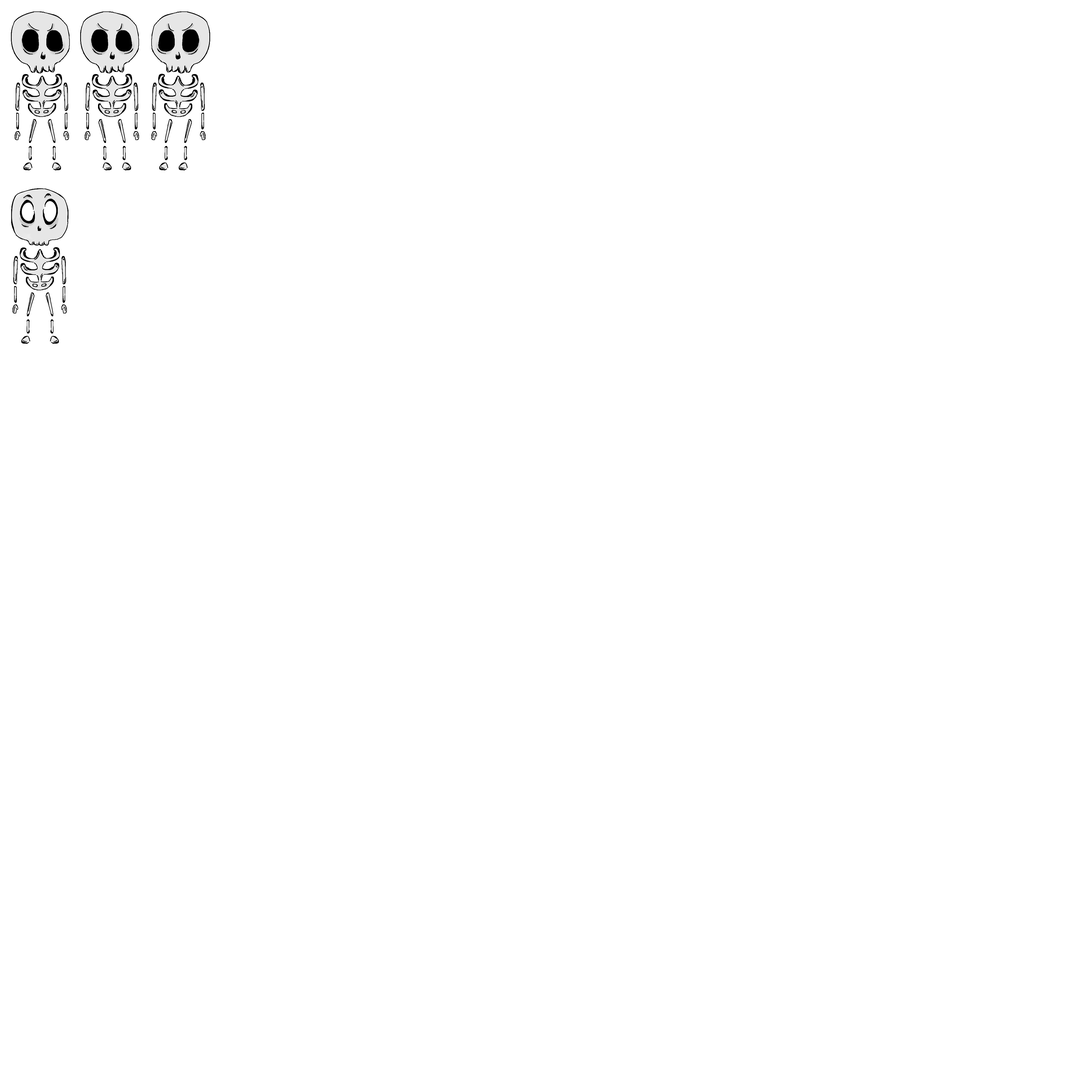
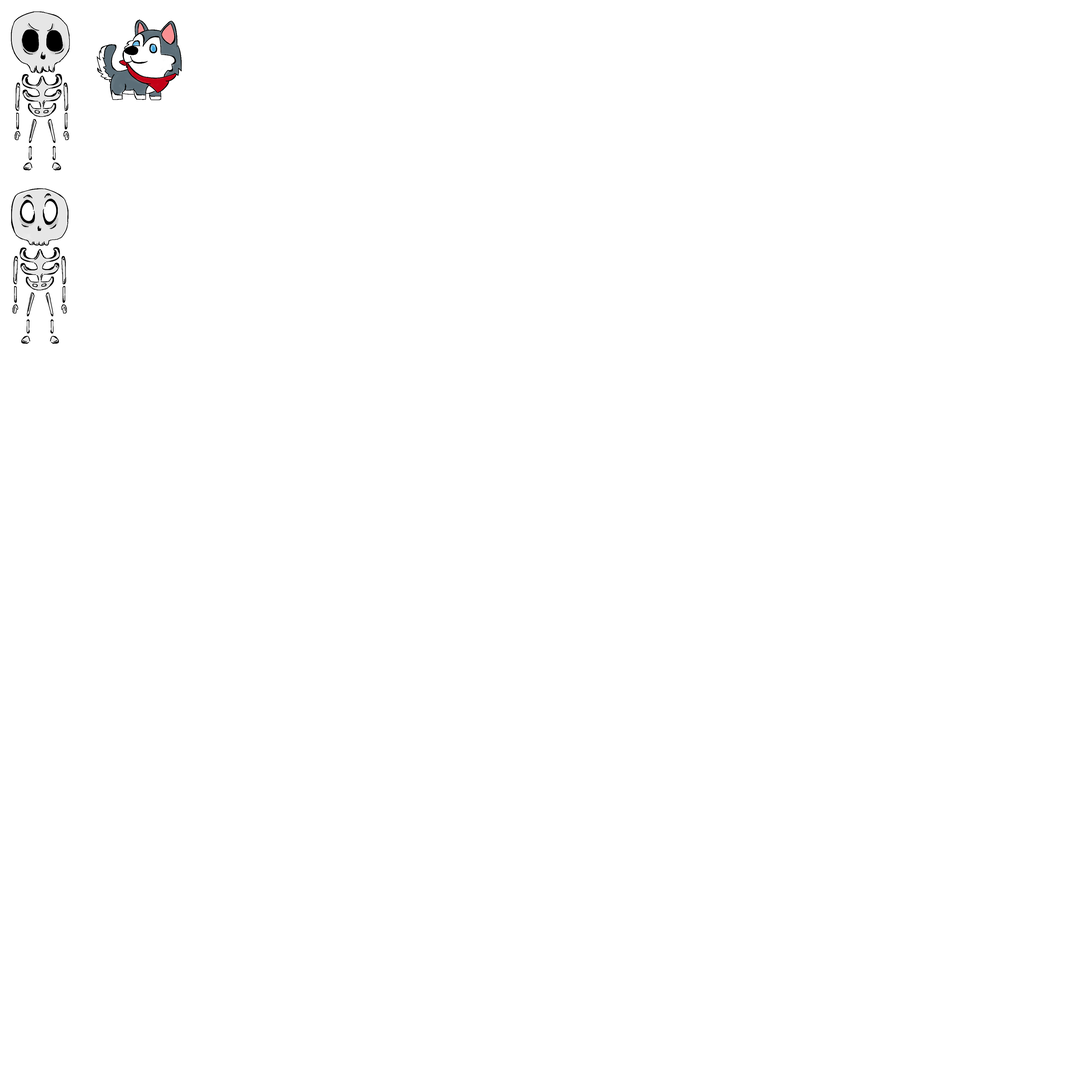
Layer changes from the first (1091, 1091) image to the second:
painted on "Niko Idle" (2nd of 2, in "Niko Idle") over [80,11,120,171]
removed group "Nico Looking Right Sketch" (13 layers) over [80,11,171,171]
removed layer "Nico Looking Right" from group "Nico Looking Right Sketch" over [80,11,171,171]
removed group "Head" (2nd of 3, in "Nico Looking Right Sketch") (2 layers) from group "Nico Looking Right Sketch" over [80,11,171,86]
removed layer "Nico Head" (2nd of 3, in "Nico Looking Right Sketch" › "Head") from group "Head" over [80,11,171,86]
removed layer "Nico Head Painted" (2nd of 3, in "Nico Looking Right Sketch" › "Head") from group "Head" over [80,11,171,86]
removed group "Arms" (3rd of 4, in "Nico Looking Right Sketch") (2 layers) from group "Nico Looking Right Sketch" over [84,68,171,154]
removed layer "Nico Arms" (1st of 2, in "Nico Looking Right Sketch" › "Arms") from group "Arms" over [84,68,171,154]
removed layer "Nico Arms Painted" (1st of 2, in "Nico Looking Right Sketch" › "Arms") from group "Arms" over [84,68,171,154]
removed group "Nico Looking Left Sketch" (13 layers) over [136,11,211,171]
removed layer "Nico Looking Left" from group "Nico Looking Left Sketch" over [136,11,211,171]
removed group "Head" (3rd of 3, in "Nico Looking Left Sketch") (2 layers) from group "Nico Looking Left Sketch" over [136,11,211,86]
removed group "Arms" (4th of 4, in "Nico Looking Left Sketch") (2 layers) from group "Nico Looking Left Sketch" over [136,68,206,154]
removed layer "Nico Arms" (2nd of 2, in "Nico Looking Left Sketch" › "Arms") from group "Arms" over [136,68,206,154]
removed layer "Nico Arms Painted" (2nd of 2, in "Nico Looking Left Sketch" › "Arms") from group "Arms" over [136,68,206,154]
added group "Celinhos" with 2 layers above "Park" over [85,11,205,103]
added layer "Body" in group "Celinhos" over [85,11,205,103]
added layer "Body Paint" in group "Celinhos" over [85,11,205,103]
…and 14 more changes (14 removed)
